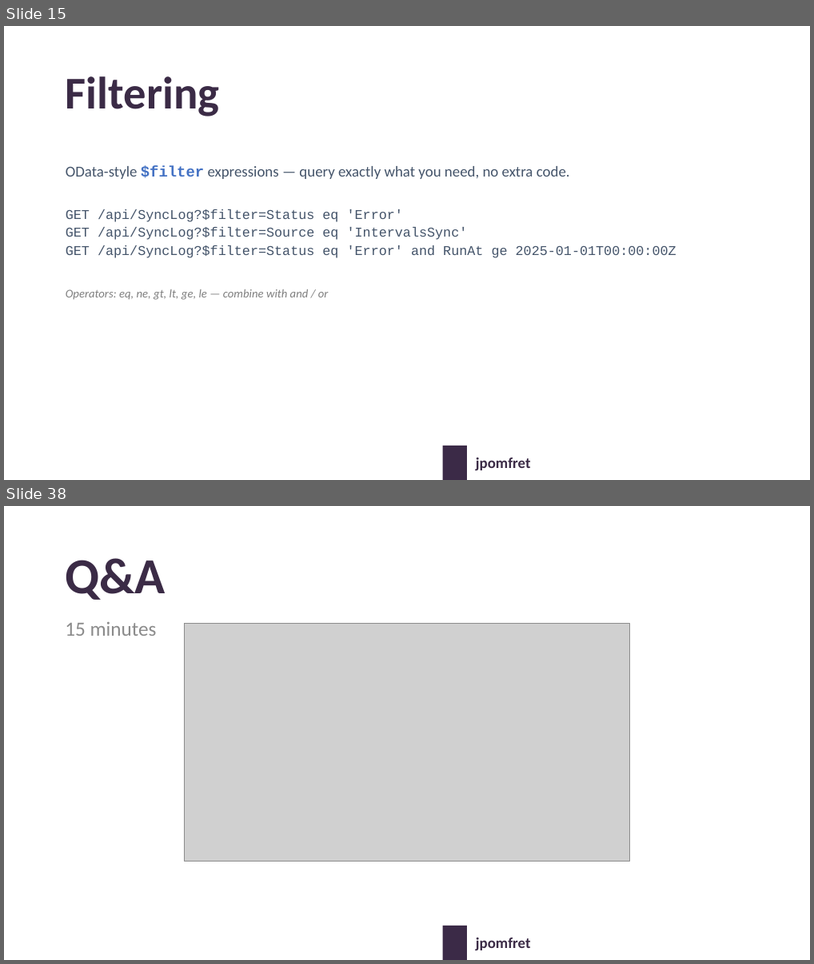
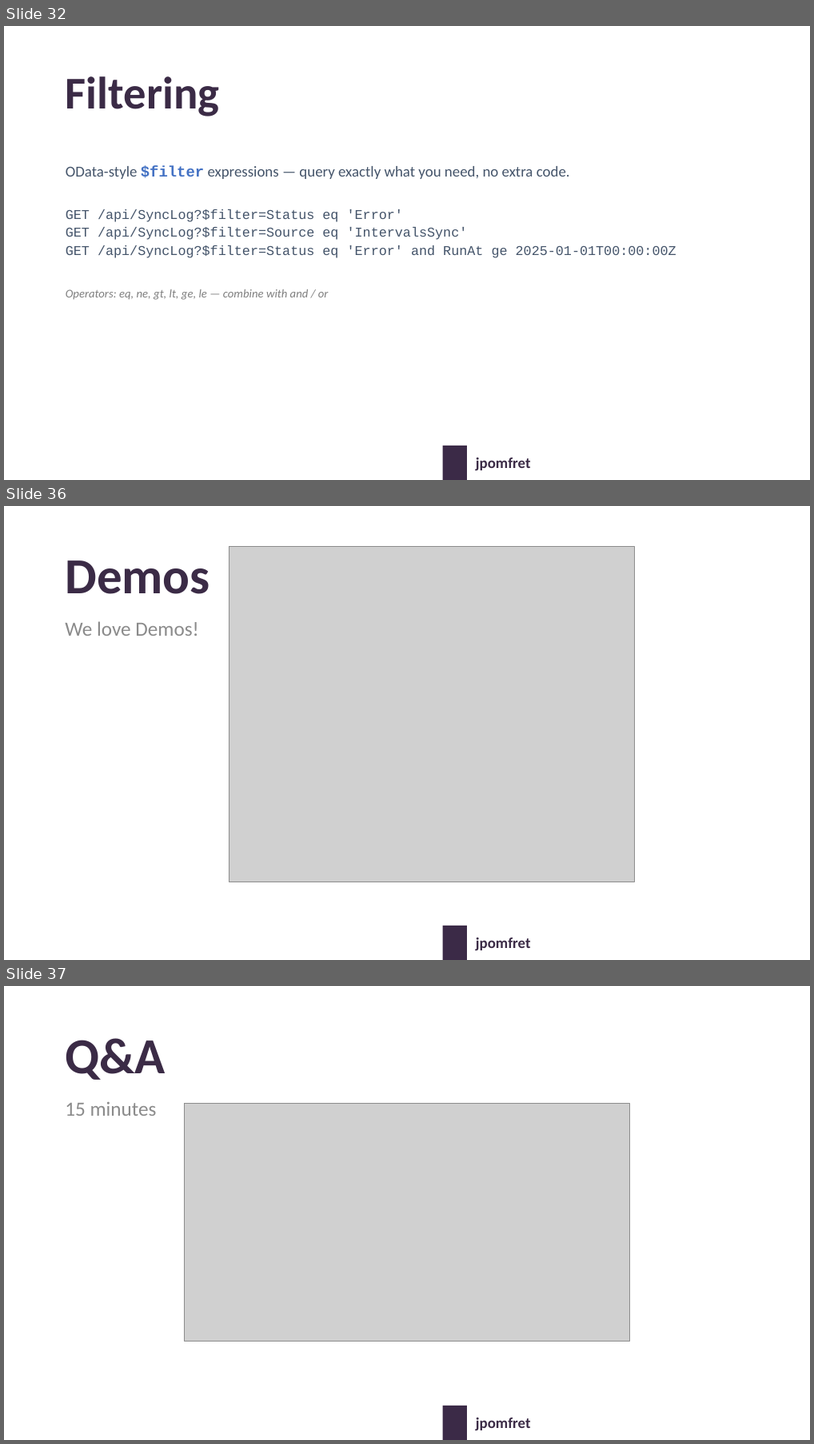
Before and after one commit to jpomfret/dab-presentation, a slide deck: Pomfret-dab-psconf-v2-updated.pptx. Shown one above the other, each under a label of ours: slides 15 and 38 before the commit, slides 32, 36 and 37 after it; the slides between them are not shown. The pictures are 814x964 and 814x1444 pixels, drawn with LibreOffice and Linux fonts; fonts in the diff are those of the drawing; grey boxes stand for pictures; background and template pictures are left out. Boxes give left, top, right and bottom in pixels: in the first picture for what was removed or moved away, otherwise in the second. Text is boxed around its words. In the diff, an @@ line names an element or a change of style, - is before the commit and + after.

```diff
--- a/Pomfret-dab-psconf-v2-updated.pptx
+++ b/Pomfret-dab-psconf-v2-updated.pptx
@@ slide 36 added at (x1=4, y1=506, x2=810, y2=960), background picture (left out); not listed: 2 template elements that a slide beside it also shows @@
@@ picture added at (x1=229, y1=547, x2=634, y2=881) @@
@@ title added at (x1=65, y1=560, x2=210, y2=594), 60 pt, text #3B2B46, bold @@
+Demos
@@ text added at (x1=65, y1=621, x2=199, y2=636), 24 pt, text #8C8C8C @@
+We love Demos!
@@ what was slide 15 is now slide 32 @@
@@ what was slide 38 is now slide 37 @@
```
Also in this commit, not shown: 9 slides changed, 8 other slides added, 8 slides removed, 2 other files.
